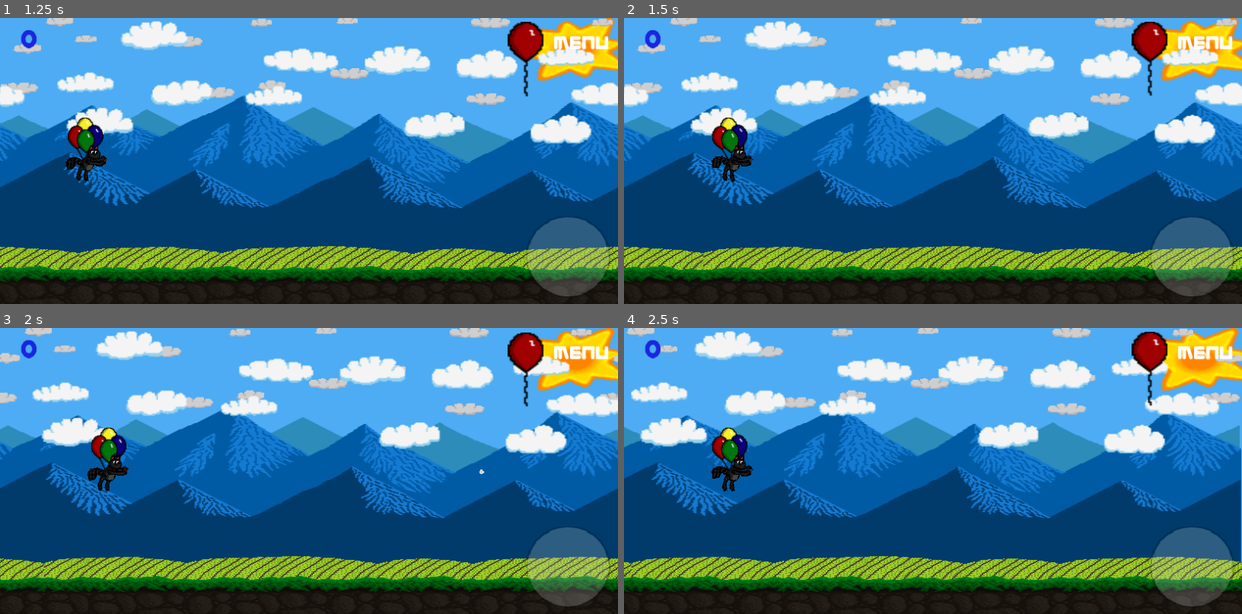
Above: before the commit, frames 1-4 (two rows, left to right).
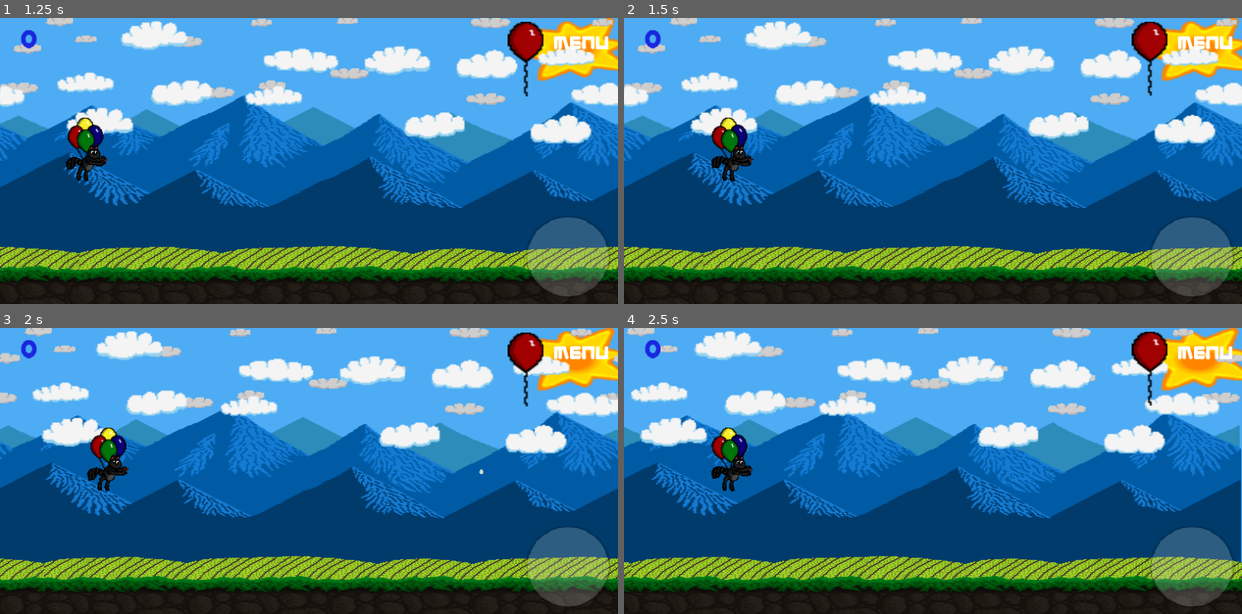
Above: after the commit, the same moments.

Repository: AldieNightStar/balloon_cat
Game: Godot game, scene res://Levels/Level01.tscn
Same seed, same stepped clock (60 frames per second), same inputs: the game is played once before the commit and once after it. This scene is started directly instead of the project's main scene.
Inputs (mouse positions are in pixels of both pictures, inside the frame that each line leads up to):
- Up to frame 1 (1.25 s): tap Enter (ui_accept) at 0.5, 0.77 s; move the mouse to (444, 146) at 0.52 s; click (444, 146) at 0.67 s
- Up to frame 2 (1.5 s): move the mouse to (809, 175) at 1.27 s; click (809, 175) at 1.42 s
- Up to frame 3 (2 s): tap Enter (ui_accept) at 1.52 s
- Up to frame 4 (2.5 s): move the mouse to (994, 408) at 2.02 s; click (994, 408) at 2.17 s

Frame 1 is identical in both runs. In frame 2, 0.1% of the frame differs, in the area x 14-21%, y 34-58%; in frame 3, 0.1%; in frame 4, 0.1%.

Commit message:
Smaller shape for cat

Diff:
--- a/Objects/Cat.tscn
+++ b/Objects/Cat.tscn
@@ -752,8 +752,8 @@
 
 [node name="shape" type="CollisionShape2D" parent="."]
 visible = false
-position = Vector2( -1.38159, -0.998517 )
-scale = Vector2( 1.69585, 2.71741 )
+position = Vector2( 1.50246, -5.06335 )
+scale = Vector2( 1.44012, 1.59597 )
 shape = SubResource( 2 )
 
 [node name="g" type="Node2D" parent="."]
